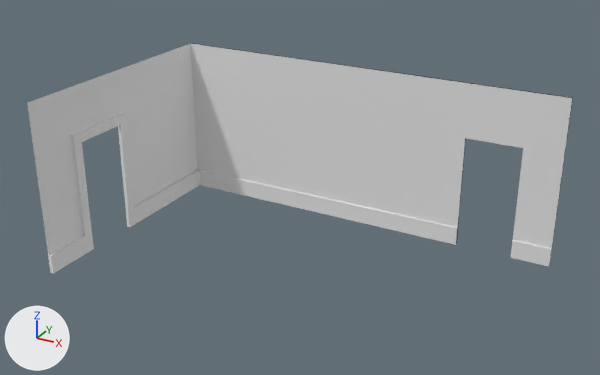
Two versions of the Blender file Assets/models/floor_2/bedroom_n_center/bedroom_n_center.blend, one commit apart.
Camera for both pictures: a 50 mm lens placed at (17.9, -32.8, 20.9), pointed at (-0.1, 0.0, 4.5). Lighting does not change. The marker at lower left points along +X, +Y and +Z. The same objects are shown in both versions, whatever each file hides.

Names of what the first picture shows: 'door_south', 'floor_trim.001', 'floor_trim.002', 'wall_s', 'wall_w', 'wall_w.001'.
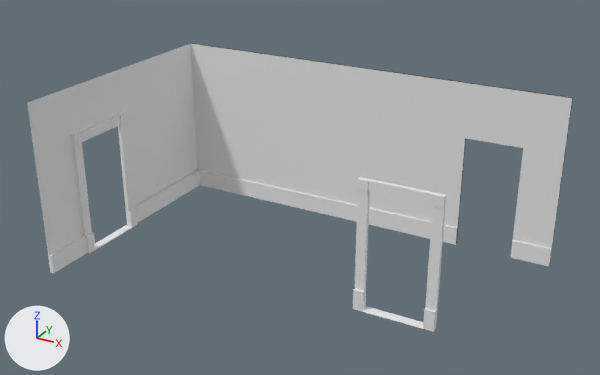
What differs and where, as boxes (x1, y1, x2, y2) in the pictures (600 x 375 px):
'door_south.001', added: after (353, 177, 446, 332)
'floortrim.001', added: after (362, 306, 423, 329)
'floortrim', added: after (95, 225, 132, 249)

The edits, one by one:
Mesh me_cube_014 is new.
It has 16 vertices, 14 faces and spans x -1.0..1.0, y -1.0..1.0, z -1.0..1.0.
It uses material mat_window_trim (its picture is missing).
Mesh me_cube_017 is new.
It has 70 vertices, 64 faces and spans x -2.35..1.0, y -1.0..1.0, z -1.0..1.0.
It uses material mat_window_trim (its picture is missing).
Object 'floortrim' (ob_floortrim) is new; it shows me_cube_014.
Its parent is ob_door_south.
Its matrix parent inverse is Matrix(((10.0, 0.0, 0.0, 109.0), (0.0, 0.5, 0.0, 1.0), (0.0, 0.0, 0.303, -1.0), (0.0, 0.0, 0.0, 1.0))).
Its location is (-10.9, -2.0, 0.025).
Its scale is (0.25, 1.5, 0.025).
Object 'floortrim.001' (ob_floortrim_001) is new; it shows a copy of me_cube_014.
Its parent is ob_door_south_001.
Its matrix parent inverse is Matrix(((10.0, 0.0, 0.0, 109.0), (0.0, 0.5, 0.0, 1.0), (0.0, 0.0, 0.303, -1.0), (0.0, 0.0, 0.0, 1.0))).
Its location is (-10.9, -2.0, 0.025).
Its scale is (0.25, 1.5, 0.025).
Object 'door_south.001' (ob_door_south_001) is new; it shows me_cube_017.
Its location is (5.92, -2.0, 3.3).
Its rotation in degrees is (0, 0, 90).
Its scale is (0.1, 2.0, 3.3).
